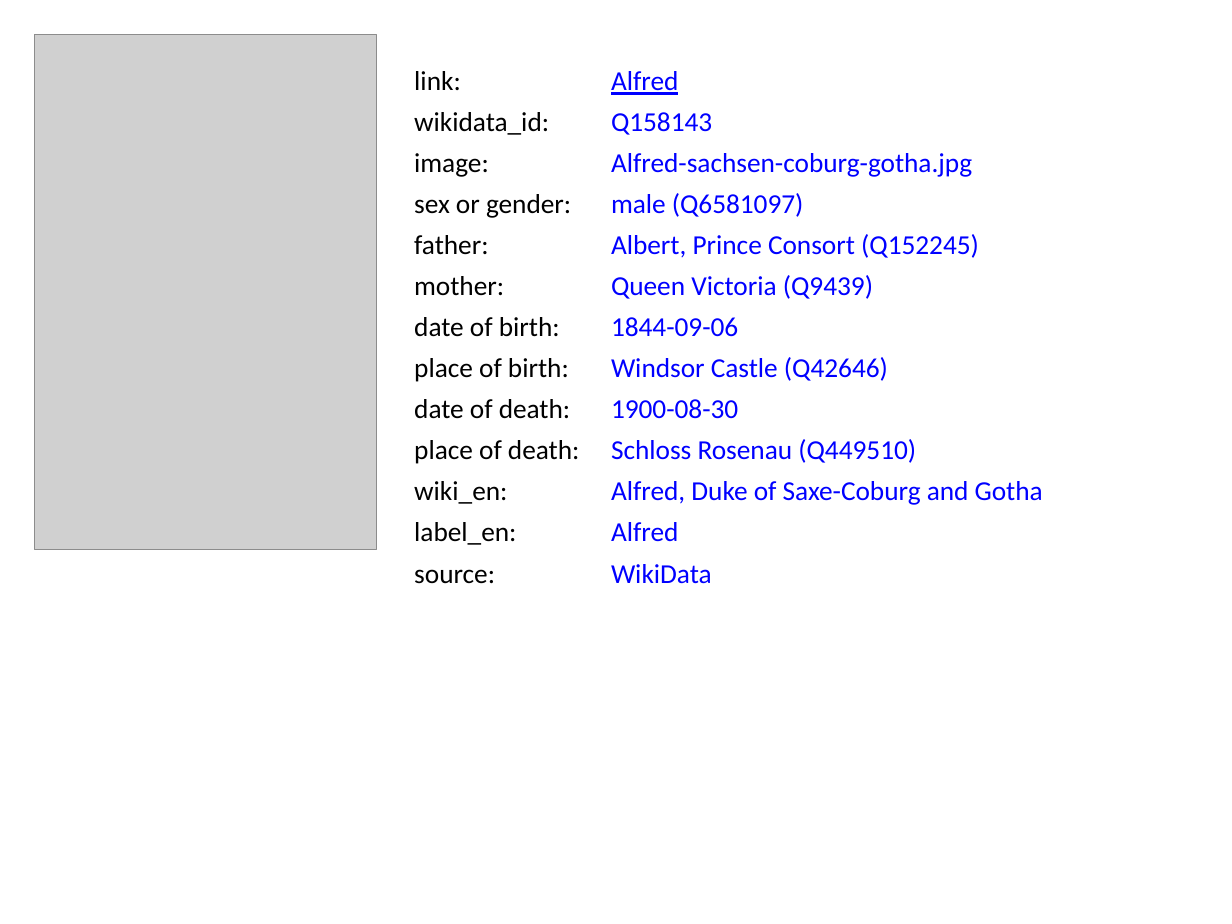
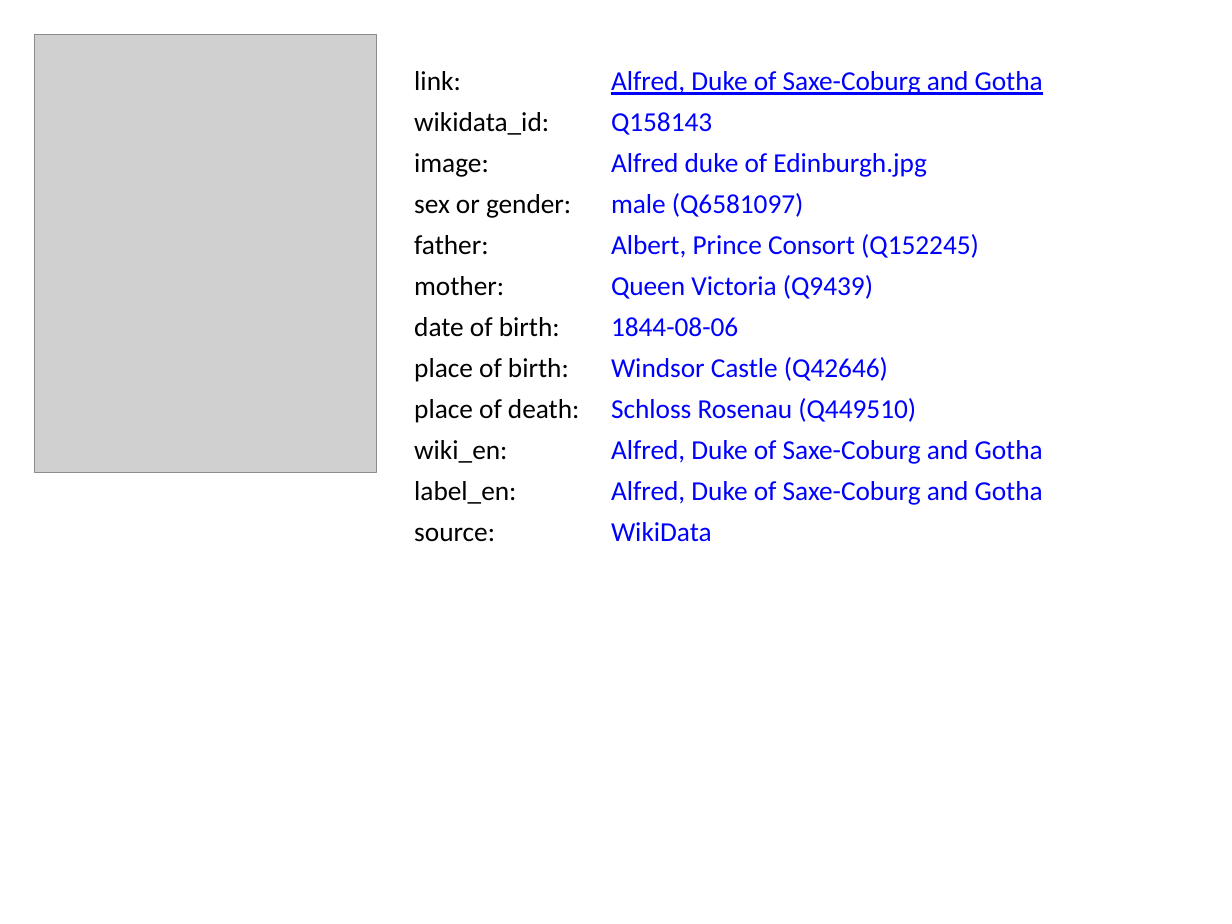
Before and after one commit to BITPlan/com.bitplan.simplegraph, a slide deck: slide 5 of simplegraph-powerpoint/QueenVictoria.pptx. Drawn at 1232x924 pixels with LibreOffice and Linux fonts; fonts in the diff are those of the drawing; grey boxes stand for pictures. Boxes give left, top, right and bottom in pixels: in the first picture for what was removed or moved away, otherwise in the second. Text is boxed around its words. In the diff, an @@ line names an element or a change of style, - is before the commit and + after.

```diff
--- a/simplegraph-powerpoint/QueenVictoria.pptx
+++ b/simplegraph-powerpoint/QueenVictoria.pptx
@@ picture resized from (x1=34, y1=34, x2=377, y2=549) to (x1=34, y1=34, x2=377, y2=473) @@
@@ text at (x1=611, y1=71, x2=1043, y2=95): text changed @@
-Alfred
+Alfred, Duke of Saxe-Coburg and Gotha
@@ text at (x1=611, y1=153, x2=926, y2=177): text changed @@
-Alfred-sachsen-coburg-gotha.jpg
+Alfred duke of Edinburgh.jpg
@@ text at (x1=611, y1=317, x2=738, y2=337): text changed @@
-1844-09-06
+1844-08-06
@@ text at (x1=414, y1=358, x2=579, y2=419): text changed @@
-date of death:
+place of death:
@@ text removed at (x1=611, y1=399, x2=738, y2=419) @@
-1900-08-30
@@ text at (x1=414, y1=440, x2=507, y2=463): text changed @@
-wiki_en:
+label_en:
@@ text at (x1=414, y1=440, x2=516, y2=504): text changed @@
-place of death:
+wiki_en:
@@ text added at (x1=691, y1=440, x2=1043, y2=464), 16 pt, text #0000FF @@
+Alfred, Duke of Saxe-Coburg and Gotha
@@ 3 texts moved together from (x1=414, y1=439, x2=916, y2=584) to (x1=414, y1=398, x2=916, y2=542) @@
@@ text removed at (x1=414, y1=522, x2=516, y2=545) @@
-label_en:
```
Also in this commit, not shown: 9 other slides changed, 7 other files.
